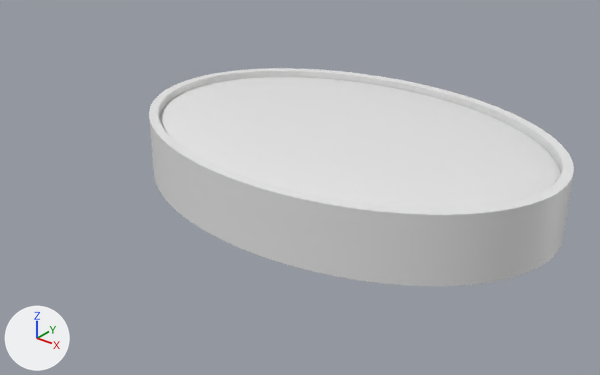
The Blender file hardware/enclosure/combadge.blend, before and after one commit.
One viewpoint serves both versions: a 50 mm camera at (0.047, -0.0662, 0.0392) aimed at (-0.0045, -0.0019, -0.0007). The axes (+X, +Y, +Z) are drawn at lower left. The lights are the same throughout.

Names of what the first picture shows: 'Curvature_Solid', 'Main_Base', 'Ring_Solid'.
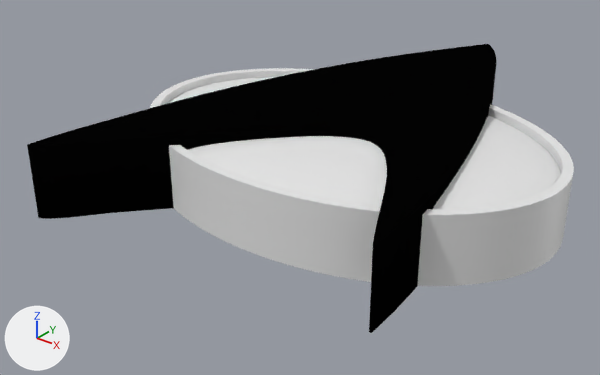
Commit message: Add chevron

Pixel boxes (x1, y1, x2, y2) of what changed, in the pictures (600 x 375 px):
'Chevron', added (black): after (27, 44, 497, 333)

What the commit changed:
Material 'SVGMat.001' (mat_svgmat_001) is new.
Its base color is (0.000911, 0.000911, 0.000911) (black #030303).
Mesh me_path341 is new.
It has 480 vertices, 356 faces and spans x -0.0196..0.0174, y -0.0249..0.034, z 0.0..0.008.
It uses material mat_svgmat_001 (black #030303).
Object 'Chevron' (ob_chevron) is new; it shows me_path341.
Its location is (0.0, 0.0, 0.0).
It gains a BOOLEAN modifier named 'Boolean'.
Modifier setting: object = ob_main_cavity.
